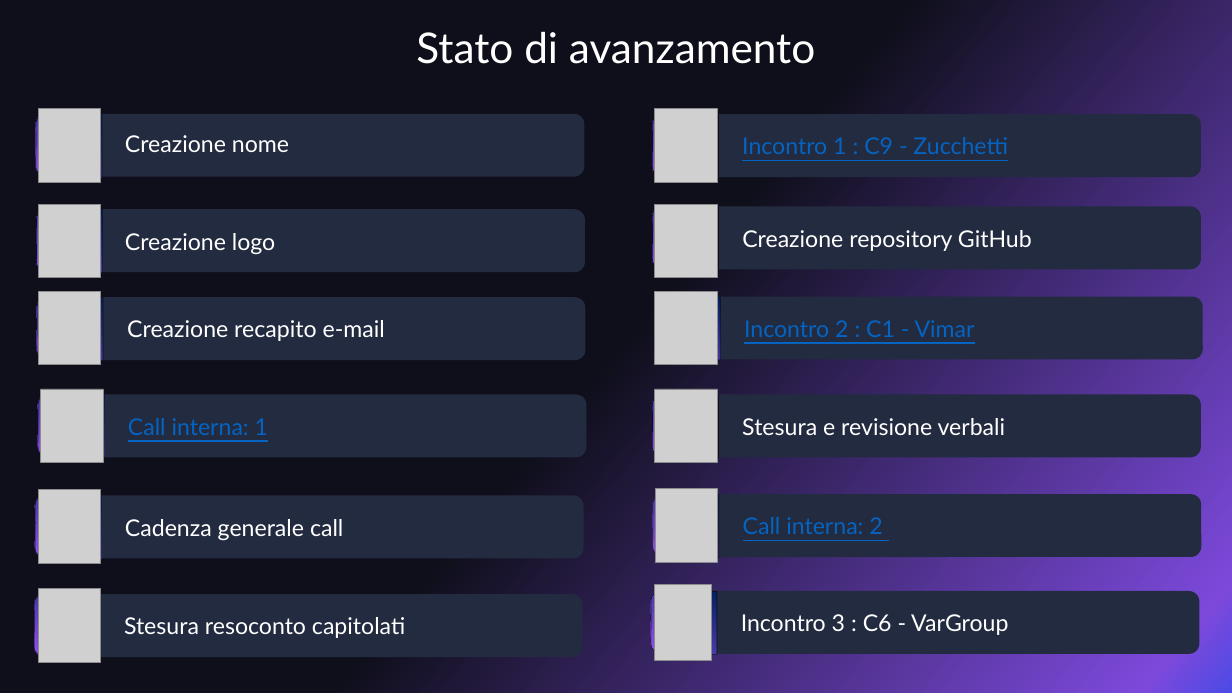
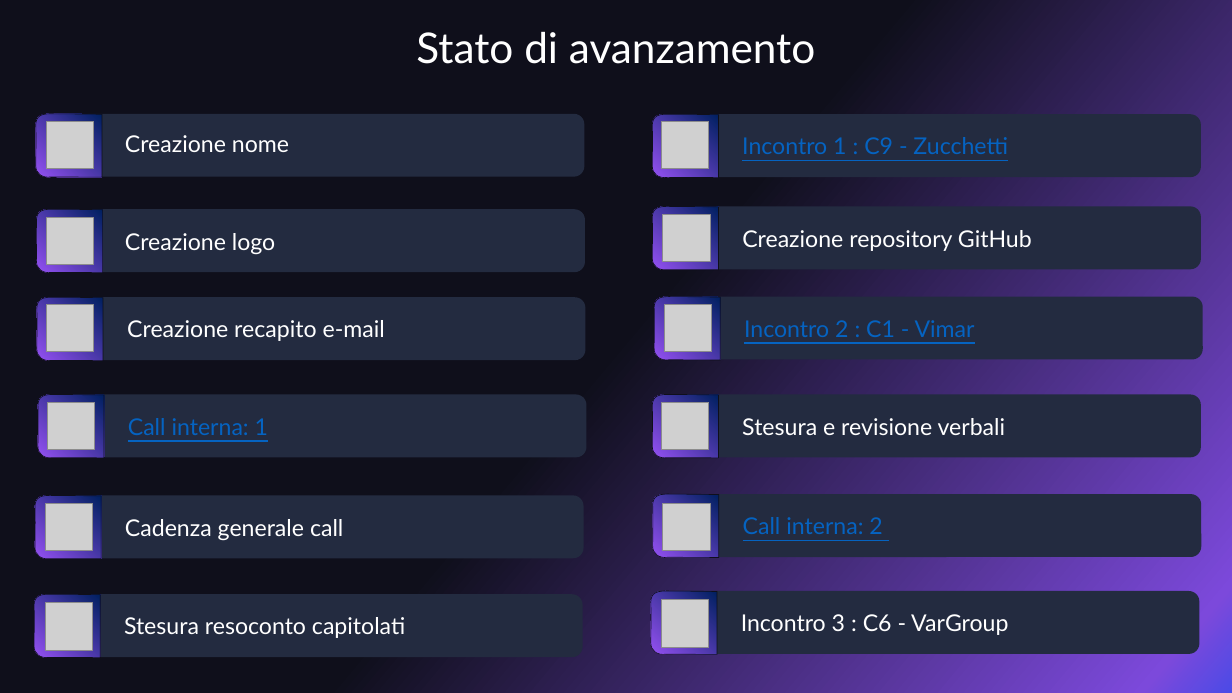
Before and after one commit to 0x06tudio/docs, a slide deck: slide 2 of src/diari_di_bordo/DiarioDiBordo1_ZeroSixStudio.pptx. Drawn at 1232x693 pixels with LibreOffice and Linux fonts; fonts in the diff are those of the drawing; grey boxes stand for pictures. Boxes give left, top, right and bottom in pixels: in the first picture for what was removed or moved away, otherwise in the second. Text is boxed around its words. In the diff, an @@ line names an element or a change of style, - is before the commit and + after.

```diff
--- a/src/diari_di_bordo/DiarioDiBordo1_ZeroSixStudio.pptx
+++ b/src/diari_di_bordo/DiarioDiBordo1_ZeroSixStudio.pptx
@@ picture removed at (39, 109, 102, 183) @@
@@ picture removed at (655, 109, 718, 183) @@
@@ picture added at (46, 121, 93, 168) @@
@@ picture added at (662, 121, 709, 168) @@
@@ picture removed at (39, 204, 102, 278) @@
@@ picture removed at (655, 204, 718, 278) @@
@@ picture added at (46, 217, 93, 264) @@
@@ picture added at (663, 214, 710, 262) @@
@@ picture removed at (39, 291, 102, 365) @@
@@ picture removed at (655, 291, 718, 365) @@
@@ picture added at (46, 304, 93, 351) @@
@@ picture added at (665, 304, 712, 351) @@
@@ picture removed at (41, 389, 104, 463) @@
@@ picture removed at (655, 389, 718, 463) @@
@@ picture added at (47, 402, 94, 449) @@
@@ picture added at (662, 402, 709, 449) @@
@@ picture removed at (39, 490, 102, 564) @@
@@ picture added at (45, 504, 92, 551) @@
@@ picture removed at (655, 489, 718, 563) @@
@@ picture added at (663, 504, 710, 551) @@
@@ picture removed at (39, 589, 102, 663) @@
@@ picture added at (45, 603, 92, 650) @@
@@ picture: place and size @@
-picture at (655, 584, 712, 660)
+picture at (662, 600, 709, 647)
```
Also in this commit, not shown: 5 other slides changed, 14 other files.
